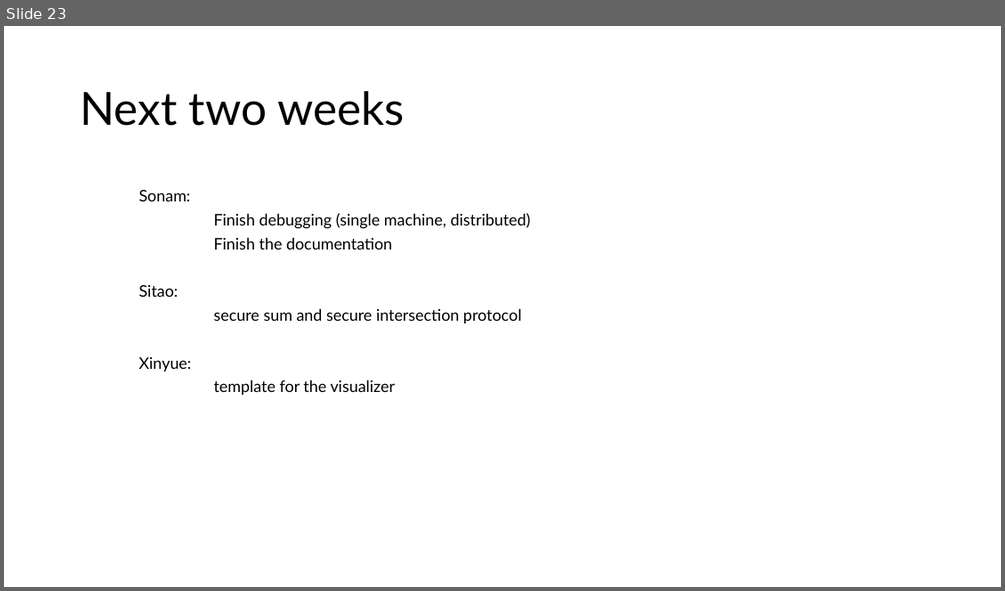
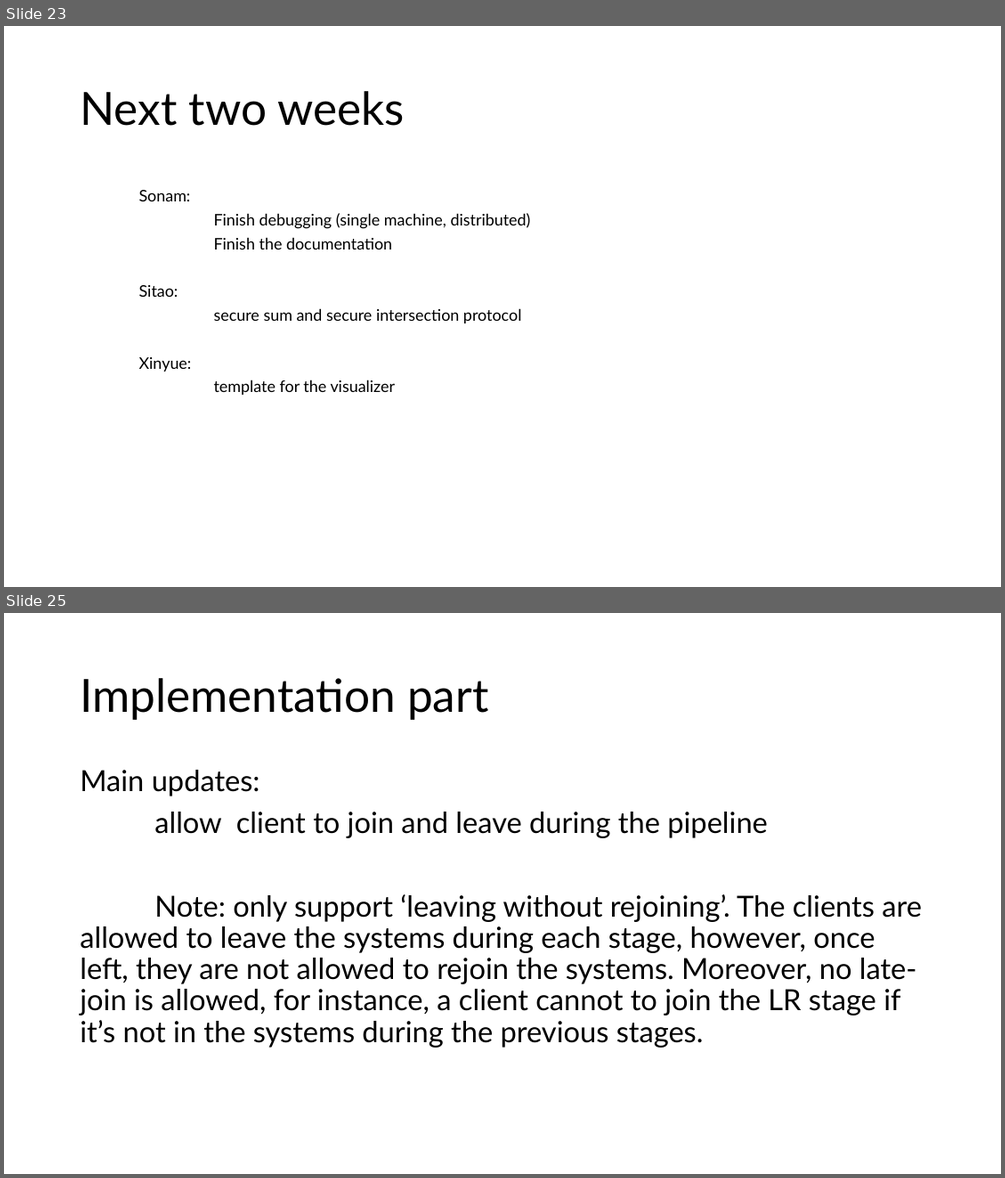
Before and after one commit to idsla/Fed-GWAS, a slide deck: pipeline/0321.pptx. Shown one above the other, each under a label of ours: slide 23 before the commit, slides 23 and 25 after it; the slides between them are not shown. The pictures are 1005x591 and 1005x1178 pixels, drawn with LibreOffice and Linux fonts; fonts in the diff are those of the drawing. Boxes give left, top, right and bottom in pixels: in the first picture for what was removed or moved away, otherwise in the second. Text is boxed around its words. In the diff, an @@ line names an element or a change of style, - is before the commit and + after.

```diff
--- a/pipeline/0321.pptx
+++ b/pipeline/0321.pptx
@@ slide 25 added at (4, 613, 1001, 1174), background #FFFFFF @@
@@ title added at (80, 678, 488, 720), 44 pt, text #000000 @@
+Implementation part
@@ text added at (80, 770, 922, 1047), 28 pt, text #000000 @@
+Main updates:
+allow client to join and leave during the pipeline
+Note: only support ‘leaving without rejoining’. The clients are allowed to leave the systems during each stage, however, once left, they are not allowed to rejoin the systems. Moreover, no late-join is allowed, for instance, a client cannot to join the LR stage if it’s not in the systems during the previous stages.
```
Also in this commit, not shown: 4 other slides added, 1 other file.
